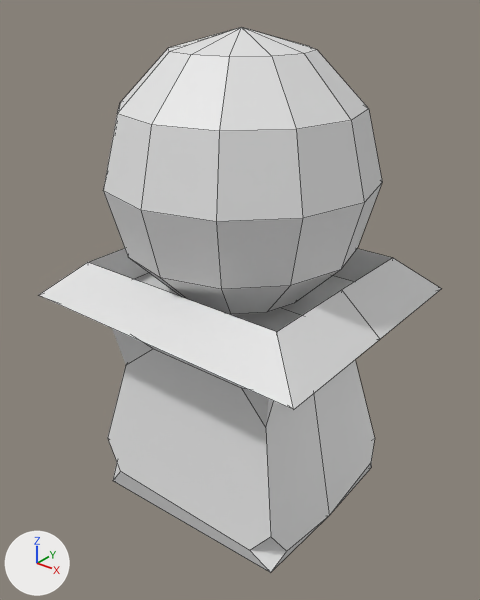
What one commit did to the Blender file Assets/Models/mage_tower.blend.
Both versions are drawn from a 50 mm lens placed at (2.77, -3.48, 3.13), pointed at (0.01, -0.02, 0.99). Lighting does not change. The marker at lower left points along +X, +Y and +Z. Mesh edges are drawn as thin lines.
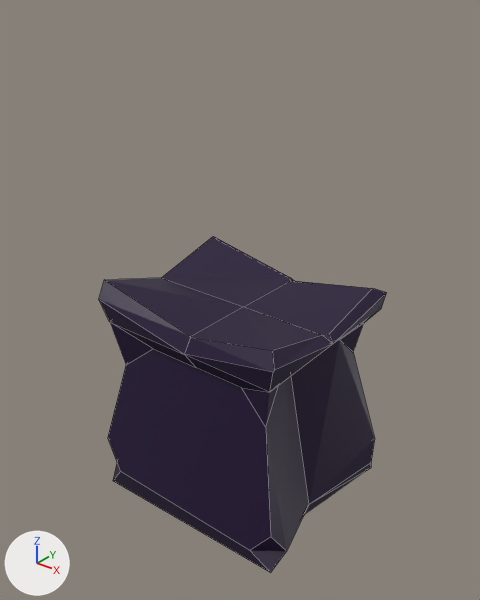
Where the change shows, as pixel boxes [x1, y1, x2, y2] in the pictures (480 x 600 px; the box of a moved part takes in the faces that stretch with it):
'Sphere', recoloured, reshaped (white to purple, 29% narrower, 38% shorter): before [39, 27, 441, 573]; after [99, 236, 386, 573]
part 1 of me_sphere, deleted: before [103, 27, 382, 314]
part 2 of me_sphere, moved or reshaped: before [39, 248, 441, 571]; after [99, 236, 386, 551]

The change, as a list of edits to the scene's bpy script:
```text
Change mat_material:
    mat_material.base_color: (0.8, 0.8, 0.8) -> (0.0121, 0.000811, 0.0331)  # white #e7e7e7 -> dark purple #1d0333
Change me_sphere:
    used by ob_sphere; location = (0.0, 0.0, 1.91); scale = (0.942, 0.942, 0.942)
    remove me_sphere.from_pydata(...)  # 125 vertices, 115 faces; spans x -1.2..1.21, y -1.04..1.04, z -2.88..1.0
    add me_sphere.from_pydata(...)  # 73 vertices, 56 faces; spans x -0.93..0.93, y -0.8..0.8, z -2.88..-0.85
    me_sphere part 1: the loose piece of 61 vertices spanning x -1.0..1.0, y -1.0..1.0, z -0.87..1.0 is deleted
    me_sphere part 2
    14 vertices are removed from x -1.2..1.21, y -1.04..1.04, z -0.95..-0.65
    23 faces are deleted
    8 vertices move from x -1.2..1.21, y 0.0..0.01, z -2.7..-0.65 to x -0.88..0.85, y 0.0, z -2.7..-1.05
    23 vertices are added at x -0.88..0.87, y -0.73..0.75, z -1.33..-0.85
    25 new faces join them
```
